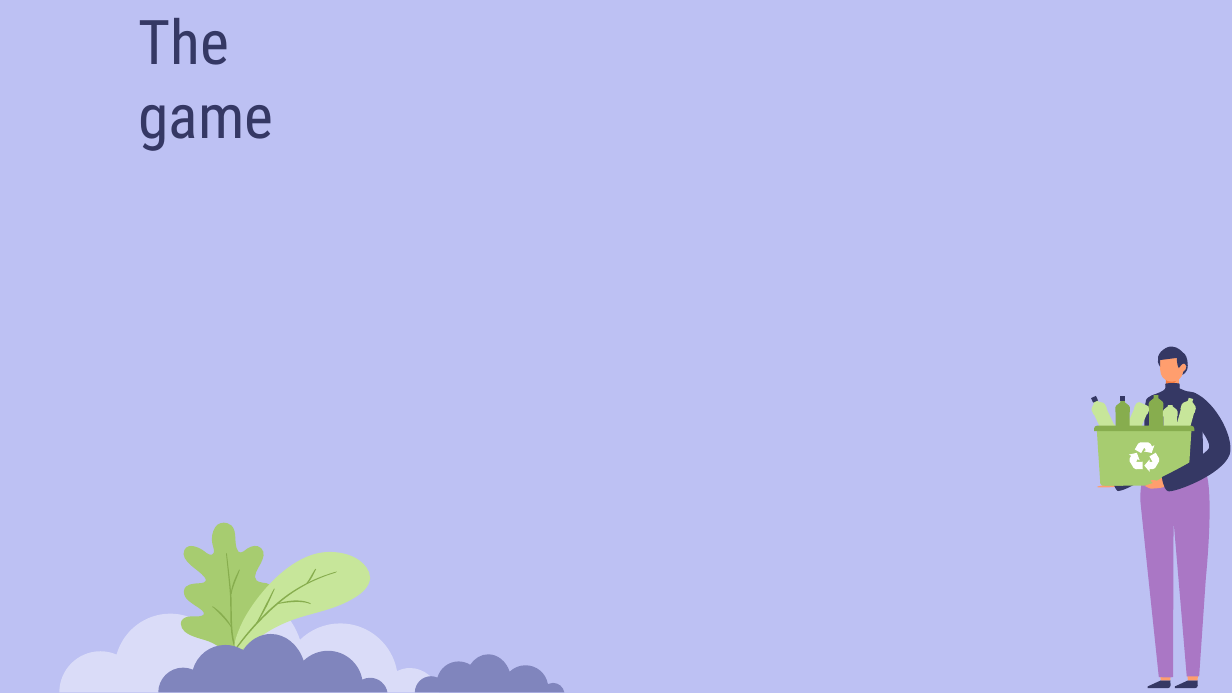
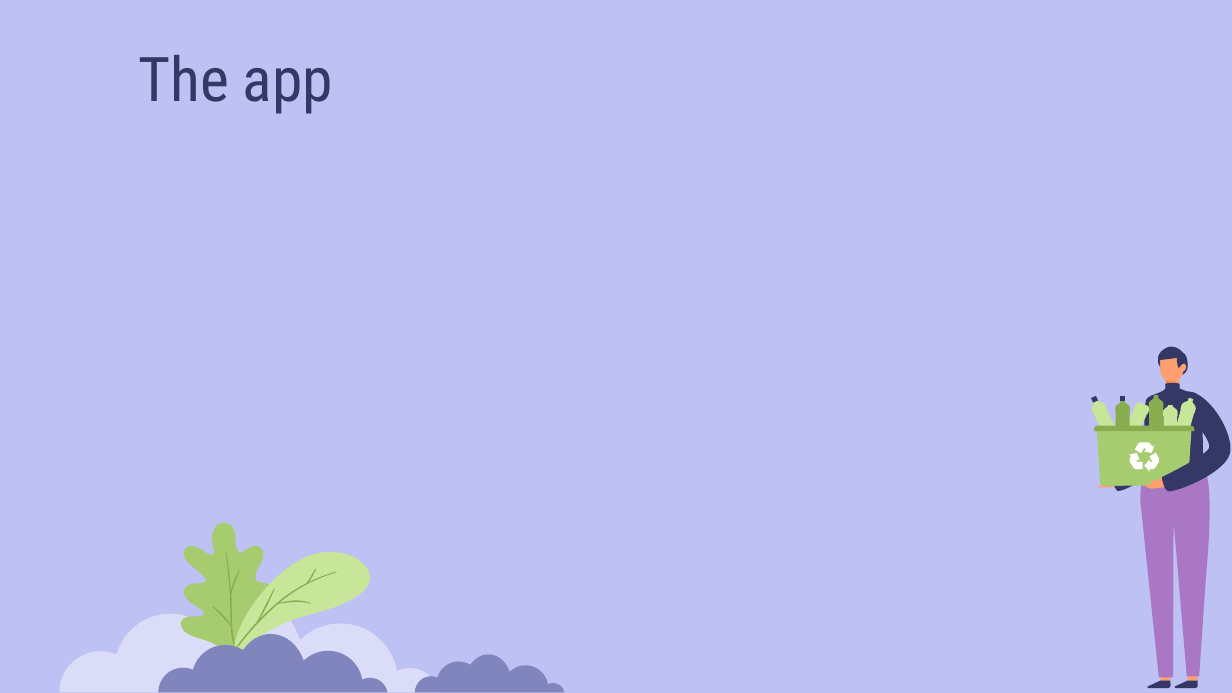
Before and after one commit to atpopov21/Timeless-Navigators, a slide deck: slide 4 of Documents/Timeless_Navigators.pptx. Drawn at 1232x693 pixels with LibreOffice and Linux fonts; fonts in the diff are those of the drawing. Boxes give left, top, right and bottom in pixels: in the first picture for what was removed or moved away, otherwise in the second. Text is boxed around its words. In the diff, an @@ line names an element or a change of style, - is before the commit and + after.

```diff
--- a/Documents/Timeless_Navigators.pptx
+++ b/Documents/Timeless_Navigators.pptx
@@ title at bbox=[138, 55, 333, 114]: text changed @@
-The game
+The app
```
Also in this commit, not shown: 1 other slide changed.
